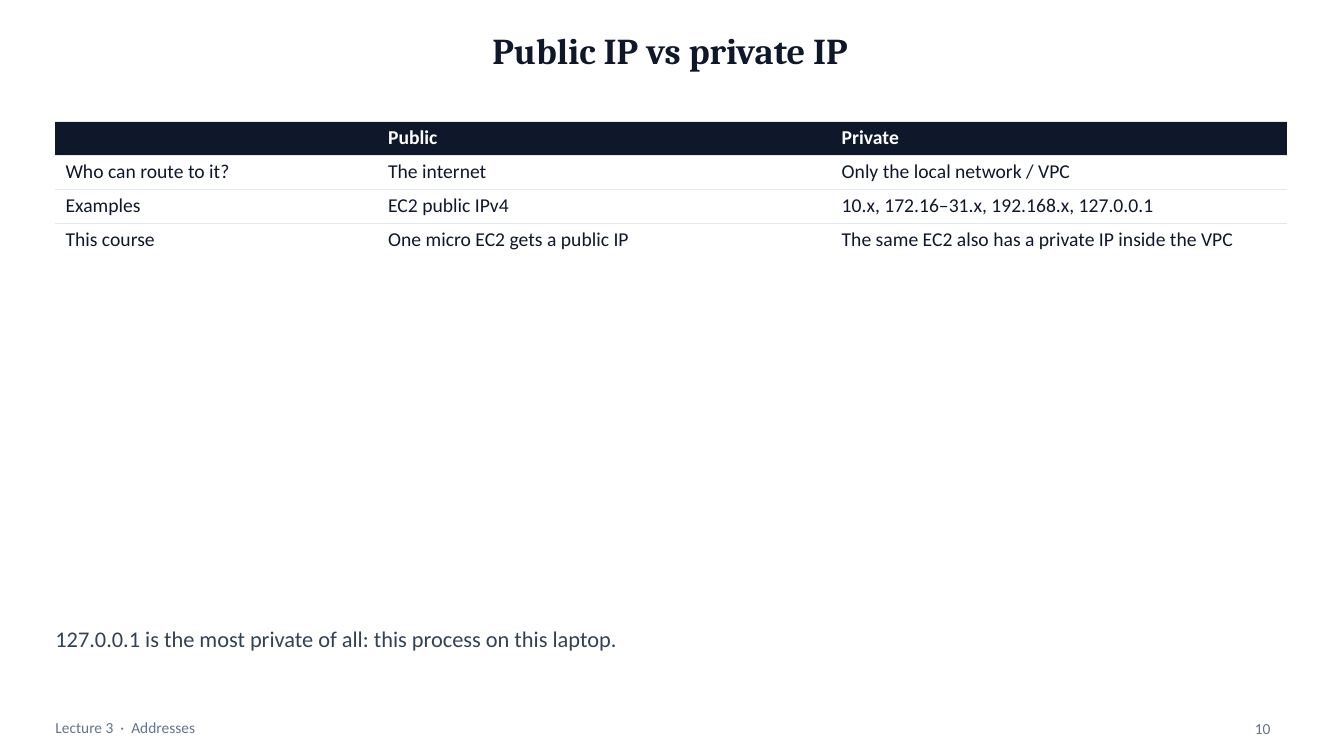
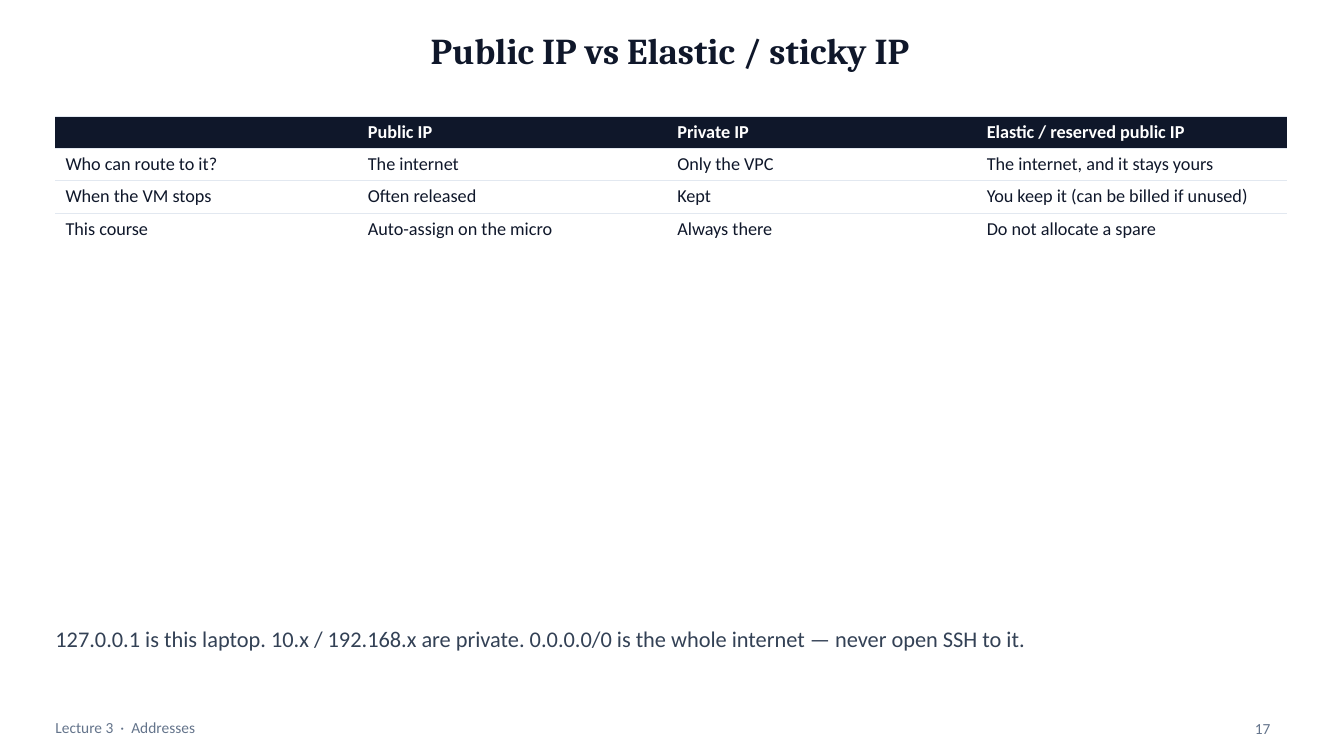
Before and after one commit to mayurb99/Devops_Beginners, a slide deck: slide 17 of lec-03/presentation/lec-03-networking.pptx (slide 10 before the commit). Drawn at 1344x756 pixels with LibreOffice and Linux fonts; fonts in the diff are those of the drawing. Boxes give left, top, right and bottom in pixels: in the first picture for what was removed or moved away, otherwise in the second. Text is boxed around its words. In the diff, an @@ line names an element or a change of style, - is before the commit and + after.

```diff
--- a/lec-03/presentation/lec-03-networking.pptx
+++ b/lec-03/presentation/lec-03-networking.pptx
@@ title at (x1=431, y1=38, x2=910, y2=72): text changed @@
-Public IP vs private IP
+Public IP vs Elastic / sticky IP
@@ table at (x1=55, y1=116, x2=1288, y2=242) @@
-column 1:  | Who can route to it? | Examples | This course
-column 2: Public | The internet | EC2 public IPv4 | One micro EC2 gets a public IP
-column 3: Private | Only the local network / VPC | 10.x, 172.16–31.x, 192.168.x, 127.0.0.1 | The same EC2 also has a private IP inside the VPC
+column 1:  | Who can route to it? | When the VM stops | This course
+column 2: Public IP | The internet | Often released | Auto-assign on the micro
+column 3: Private IP | Only the VPC | Kept | Always there
+column 4: Elastic / reserved public IP | The internet, and it stays yours | You keep it (can be billed if unused) | Do not allocate a spare
@@ table resized from (x1=55, y1=121, x2=1288, y2=254) to (x1=55, y1=116, x2=1288, y2=242) @@
@@ text at (x1=55, y1=631, x2=1024, y2=651): text changed @@
-127.0.0.1 is the most private of all: this process on this laptop.
+127.0.0.1 is this laptop. 10.x / 192.168.x are private. 0.0.0.0/0 is the whole internet — never open SSH to it.
@@ page number at (x1=1255, y1=724, x2=1271, y2=734): text changed @@
-10
+17
```
Also in this commit, not shown: 7 other slides changed, 11 slides added, 2 slides removed, 10 other files.
